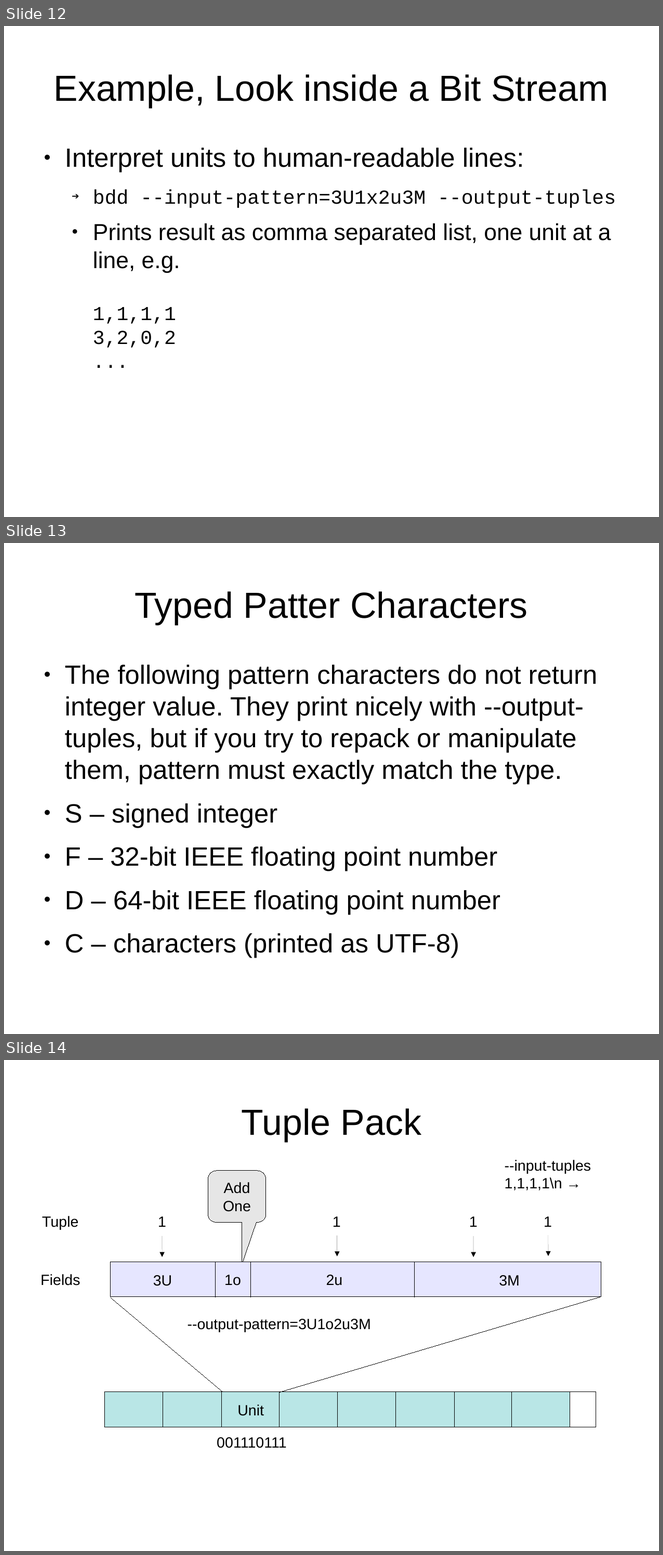
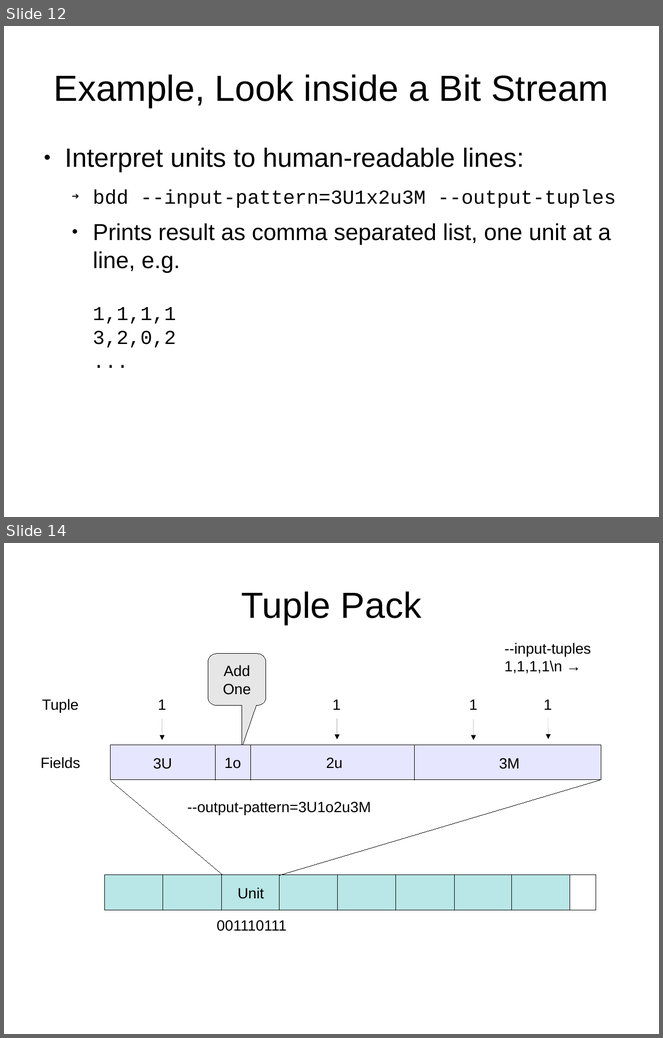
Before and after one commit to e-t-u/bdd, a slide deck: docs/Presentation.odp. Shown one above the other, each under a label of ours: slides 12, 13 and 14 before the commit, slides 12 and 14 after it; the slides between them are not shown. The pictures are 663x1555 and 663x1038 pixels, drawn with LibreOffice and Linux fonts; fonts in the diff are those of the drawing. Boxes give left, top, right and bottom in pixels: in the first picture for what was removed or moved away, otherwise in the second. Text is boxed around its words. In the diff, an @@ line names an element or a change of style, - is before the commit and + after.

```diff
--- a/docs/Presentation.odp
+++ b/docs/Presentation.odp
@@ slide 13 removed at (4,543,659,1034), background #FFFFFF @@
@@ title removed at (135,591,528,625) @@
-Typed Patter Characters
@@ text removed at (65,665,598,958) @@
-● The following pattern characters do not return integer value. They print nicely with --output-tuples, but if you try to repack or manipulate them, pattern must exactly match the type.
-● S – signed integer
-● F – 32-bit IEEE floating point number
-● D – 64-bit IEEE floating point number
-● C – characters (printed as UTF-8)
```
Also in this commit, not shown: 9 slides changed, 5 slides added, 1 other slide removed, 2 other files.
